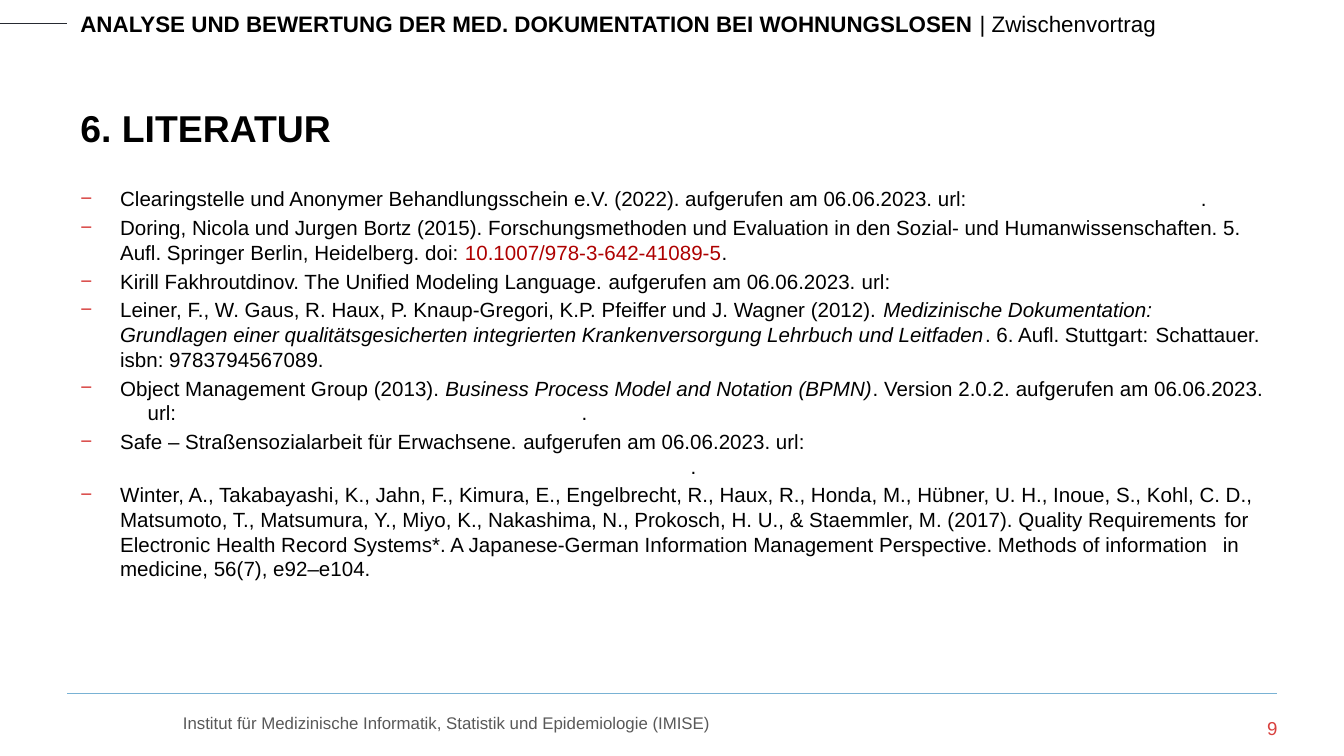
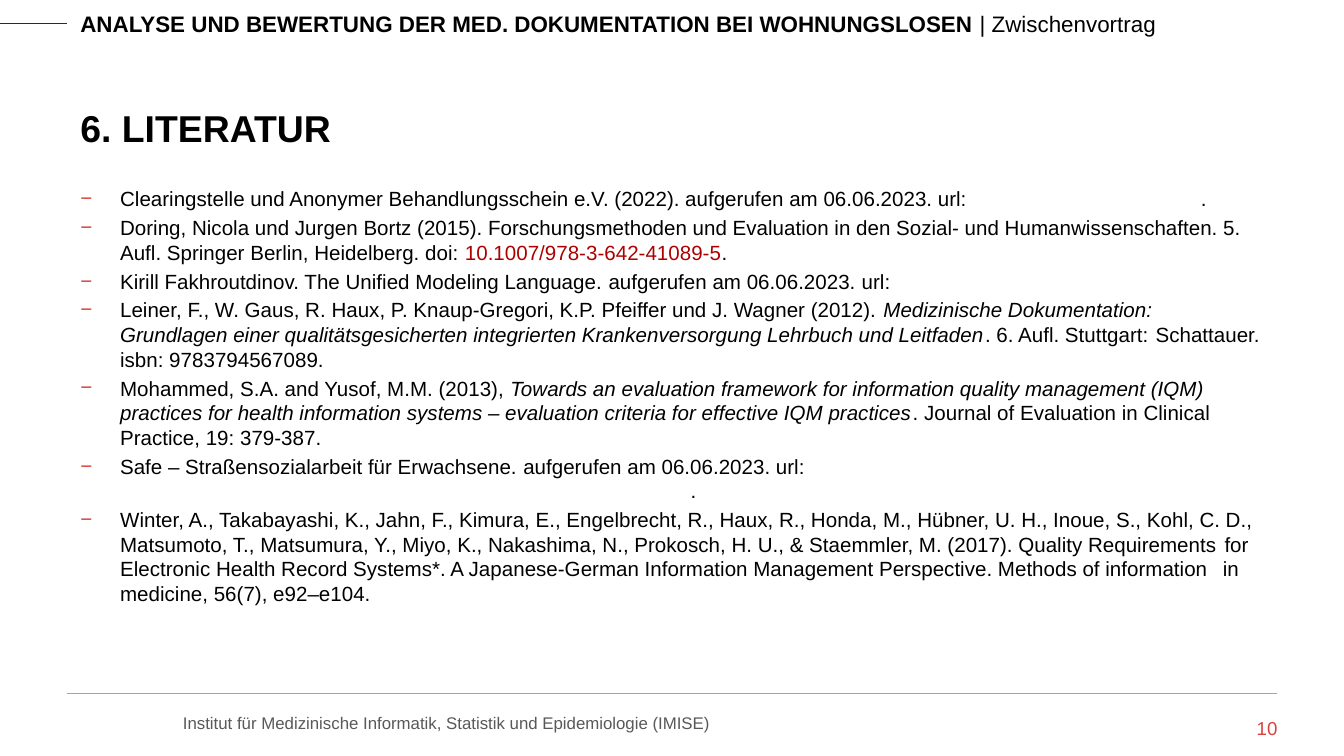
Before and after one commit to RoKuen/masterthesis, a slide deck: slide 10 of Presentations/2_presentation.pptx (slide 9 before the commit). Drawn at 1344x756 pixels with LibreOffice and Linux fonts; fonts in the diff are those of the drawing; background and template pictures are left out. Boxes give left, top, right and bottom in pixels: in the first picture for what was removed or moved away, otherwise in the second. Text is boxed around its words. In the diff, an @@ line names an element or a change of style, - is before the commit and + after.

```diff
--- a/Presentations/2_presentation.pptx
+++ b/Presentations/2_presentation.pptx
@@ text at <box>120,381,1210,448</box>: text changed; italic on @@
-− Object Management Group (2013). Business Process Model and Notation (BPMN). Version 2.0.2. aufgerufen am 06.06.2023. url: https://www.omg.org/spec/BPMN/2.0.2/PDF.
+− Mohammed, S.A. and Yusof, M.M. (2013), Towards an evaluation framework for information quality management (IQM) practices for health information systems – evaluation criteria for effective IQM practices. Journal of Evaluation in Clinical Practice, 19: 379-387. https://doi.org/10.1111/j.1365-2753.2012.01839.x
@@ page number at <box>1257,722,1278,735</box>: text changed @@
-9
+10
```
Also in this commit, not shown: 6 other slides changed, 1 slide added.
